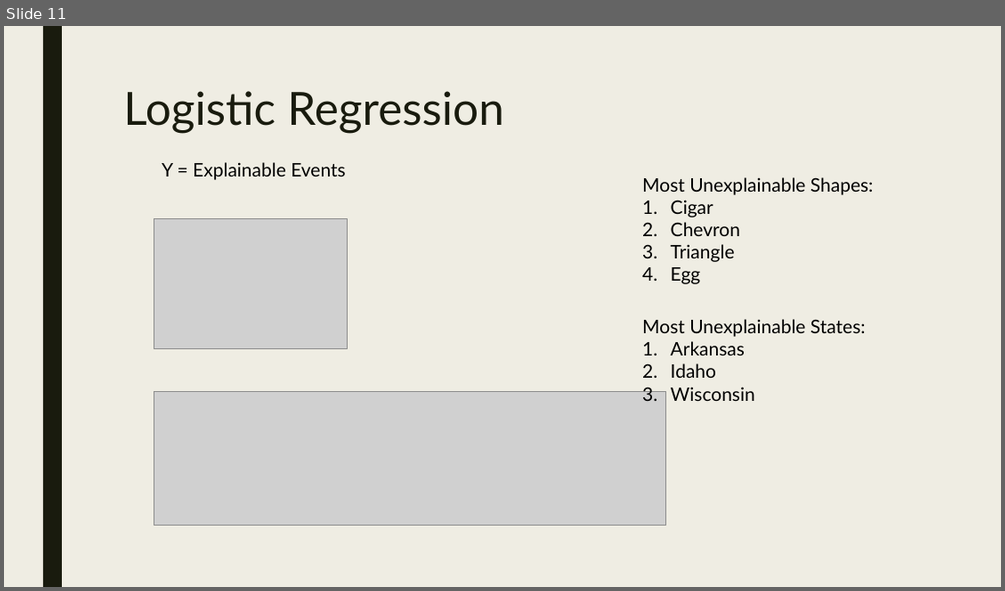
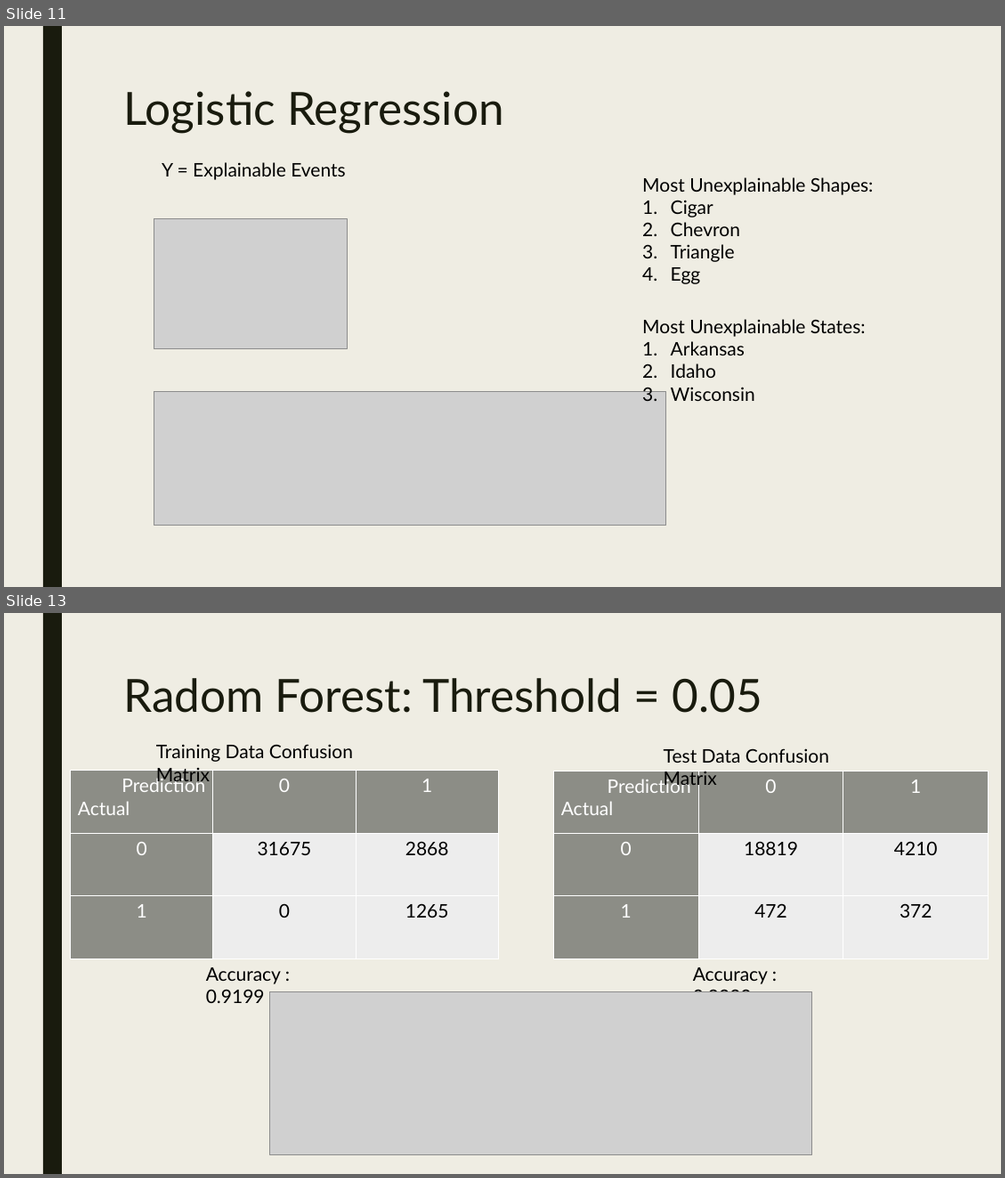
Before and after one commit to Preetikasri/UFO-Sightings-Analysis, a slide deck: ufo_presentation_v1.pptx. Shown one above the other, each under a label of ours: slide 11 before the commit, slides 11 and 13 after it; the slides between them are not shown. The pictures are 1005x591 and 1005x1178 pixels, drawn with LibreOffice and Linux fonts; fonts in the diff are those of the drawing; grey boxes stand for pictures. Boxes give left, top, right and bottom in pixels: in the first picture for what was removed or moved away, otherwise in the second. Text is boxed around its words. In the diff, an @@ line names an element or a change of style, - is before the commit and + after.

Commit message:
ADD: random forest to ppt

```diff
--- a/ufo_presentation_v1.pptx
+++ b/ufo_presentation_v1.pptx
@@ slide 13 added at (x1=4, y1=613, x2=1001, y2=1174), background #EFEDE3; not listed: 1 template element that a slide beside it also shows @@
@@ title added at (x1=123, y1=678, x2=762, y2=713), 44 pt, text #191B0E @@
+Radom Forest: Threshold = 0.05
@@ text added at (x1=156, y1=744, x2=353, y2=785), 18 pt, text #000000 @@
+Training Data Confusion Matrix
@@ table added at (x1=71, y1=771, x2=499, y2=959), 3 rows, 3 columns @@
+Prediction / Actual | 0 | 1
+0 | 31675 | 2868
+1 | 0 | 1265
@@ table added at (x1=554, y1=771, x2=989, y2=958), 3 rows, 3 columns @@
+Prediction / Actual | 0 | 1
+0 | 18819 | 4210
+1 | 472 | 372
@@ text added at (x1=663, y1=748, x2=829, y2=789), 18 pt, text #000000 @@
+Test Data Confusion Matrix
@@ text added at (x1=206, y1=967, x2=281, y2=1003), 18 pt, text #000000 @@
+Accuracy : 0.9199
@@ text added at (x1=693, y1=967, x2=768, y2=992), 18 pt, text #000000 @@
+Accuracy : 0.9223
@@ picture added at (x1=270, y1=992, x2=811, y2=1155) @@
```
Also in this commit, not shown: 2 other slides added, 2 other files.
